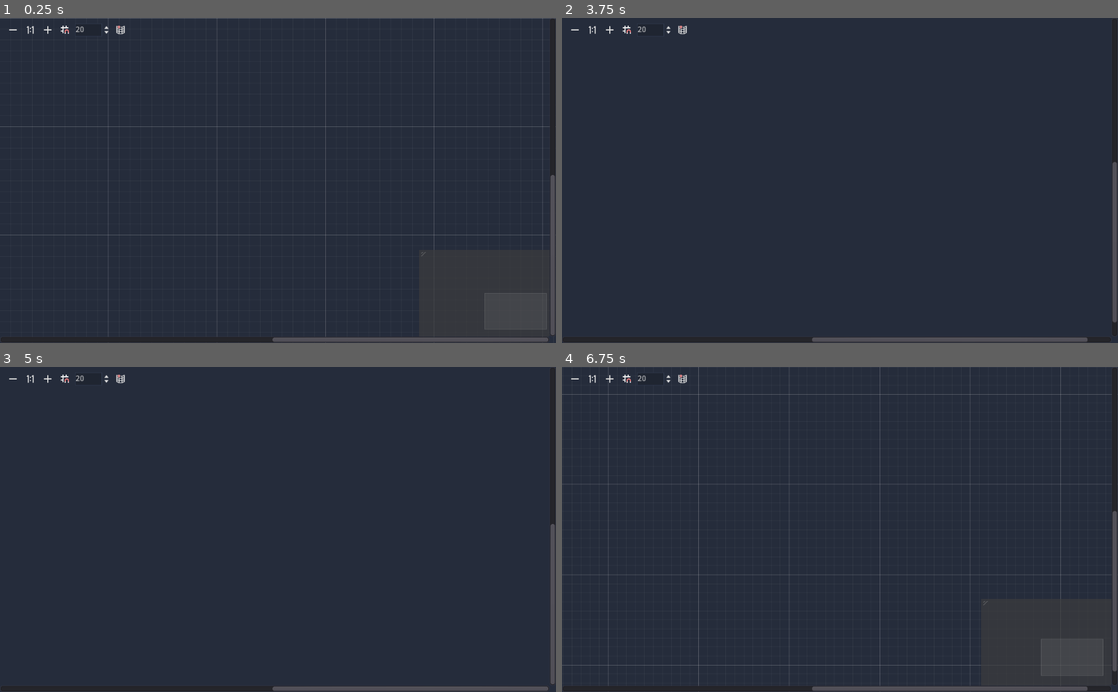
Above: before the commit, frames 1-4 (two rows, left to right).
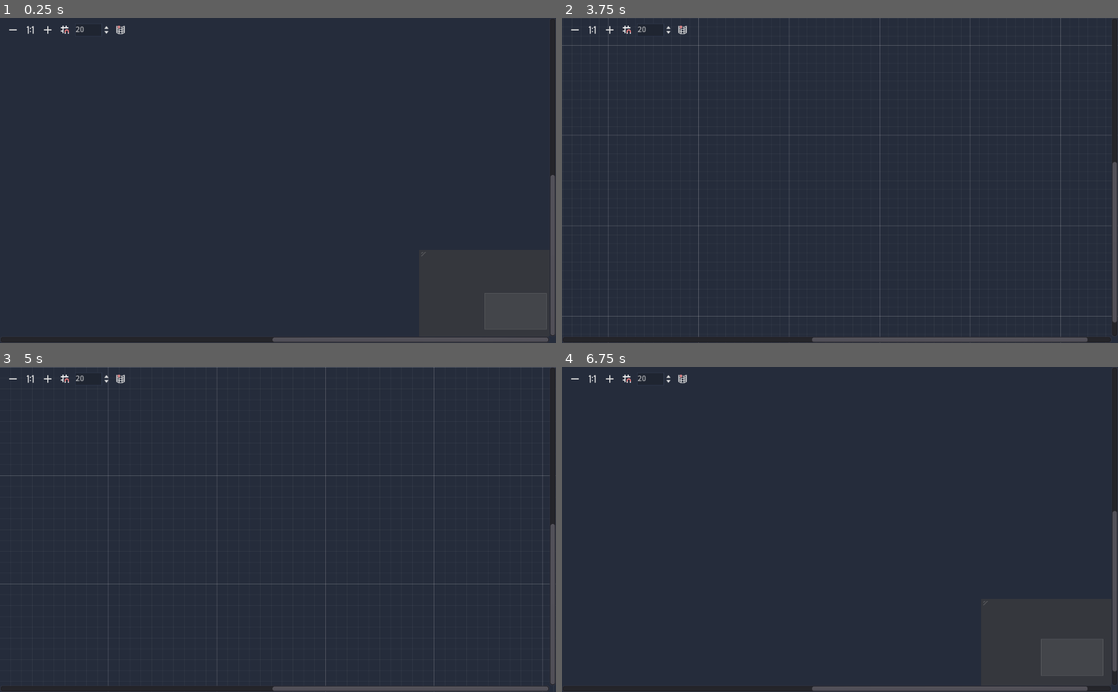
Above: after the commit, the same moments.

Repository: asheraryam/fikir-organizer
Game: Godot game, scene res://Main.tscn
The game is run twice, just before and just after one commit, with the same random seed, the same clock (stepped at 60 frames per second) and the same inputs.
Inputs (mouse positions are in pixels of both pictures, inside the frame that each line leads up to):
- Up to frame 1 (0.25 s): no input
- Up to frame 2 (3.75 s): click (573, 31) at 0.5 s; click (612, 31) at 1.25 s; click (628, 31) at 2 s; click (684, 31) at 2.75 s; click (573, 31) at 3.5 s
- Up to frame 3 (5 s): click (50, 380) at 4.25 s
- Up to frame 4 (6.75 s): click (628, 380) at 5 s; click (684, 380) at 5.75 s; click (573, 380) at 6.5 s

The runs differ from the first frame. In frame 1, 0.9% of the frame differs, in the area x 0-100%, y 0-99%; in frame 2, 1.0%, in the area x 0-99%, y 0-99%; in frame 3, 0.9%; in frame 4, 0.9%.

Commit message:
Disable snapping by default.
Planned tasks:
- save images to disk (and use as cache for links)
- save nodes data to user folder
- add graph node connections- 3 on both sides, or only show a new one when if the others are full
- add toolbar UI
- modify engine to hide default graph tools

Diff:
--- a/source/Main.tscn
+++ b/source/Main.tscn
@@ -15,6 +15,7 @@
 anchor_right = 1.0
 anchor_bottom = 1.0
 theme = ExtResource( 2 )
+use_snap = false
 __meta__ = {
 "_edit_use_anchors_": false
 }
